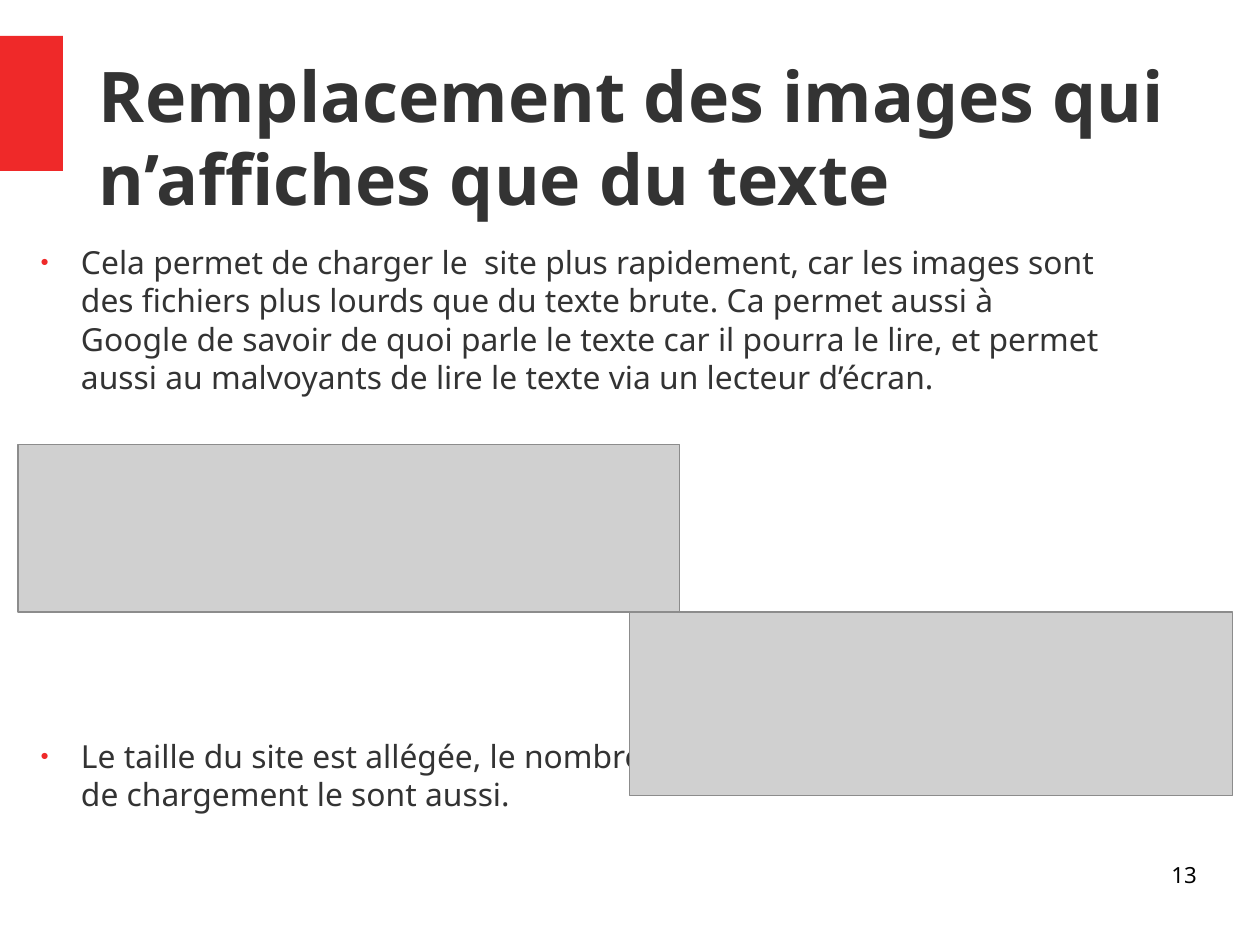
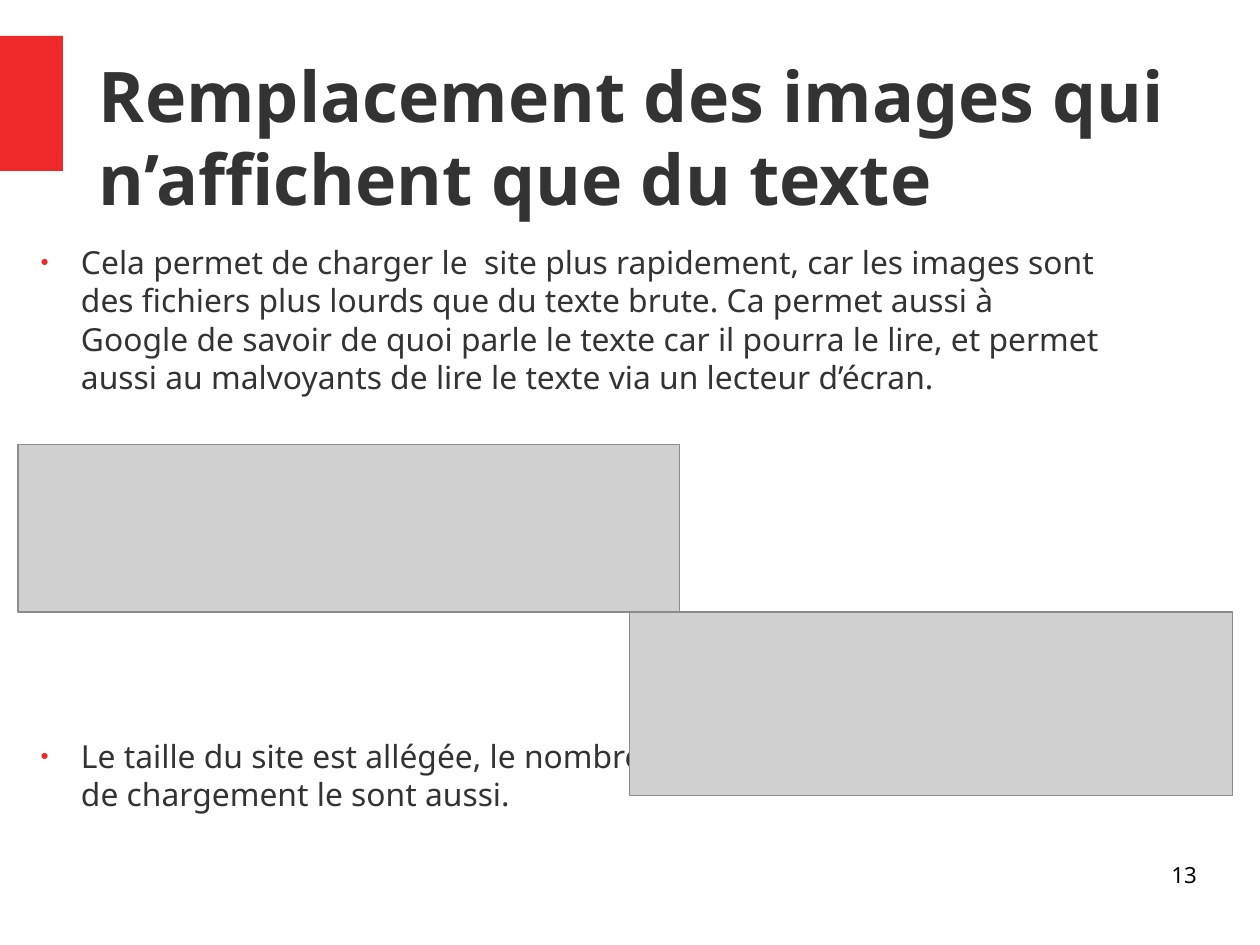
Before and after one commit to Vincent055681/VincentDiRaimondo_4_10052021, a slide deck: slide 13 of audit/Rapport.odp. Drawn at 1260x945 pixels with LibreOffice and Linux fonts; fonts in the diff are those of the drawing; grey boxes stand for pictures. Boxes give left, top, right and bottom in pixels: in the first picture for what was removed or moved away, otherwise in the second. Text is boxed around its words. In the diff, an @@ line names an element or a change of style, - is before the commit and + after.

```diff
--- a/audit/Rapport.odp
+++ b/audit/Rapport.odp
@@ title at <box>99,69,1164,222</box>: text changed @@
-Remplacement des images qui n’affiches que du texte
+Remplacement des images qui n’affichent que du texte
```
Also in this commit, not shown: 1 slide added, 1 slide removed, 8 other files.
